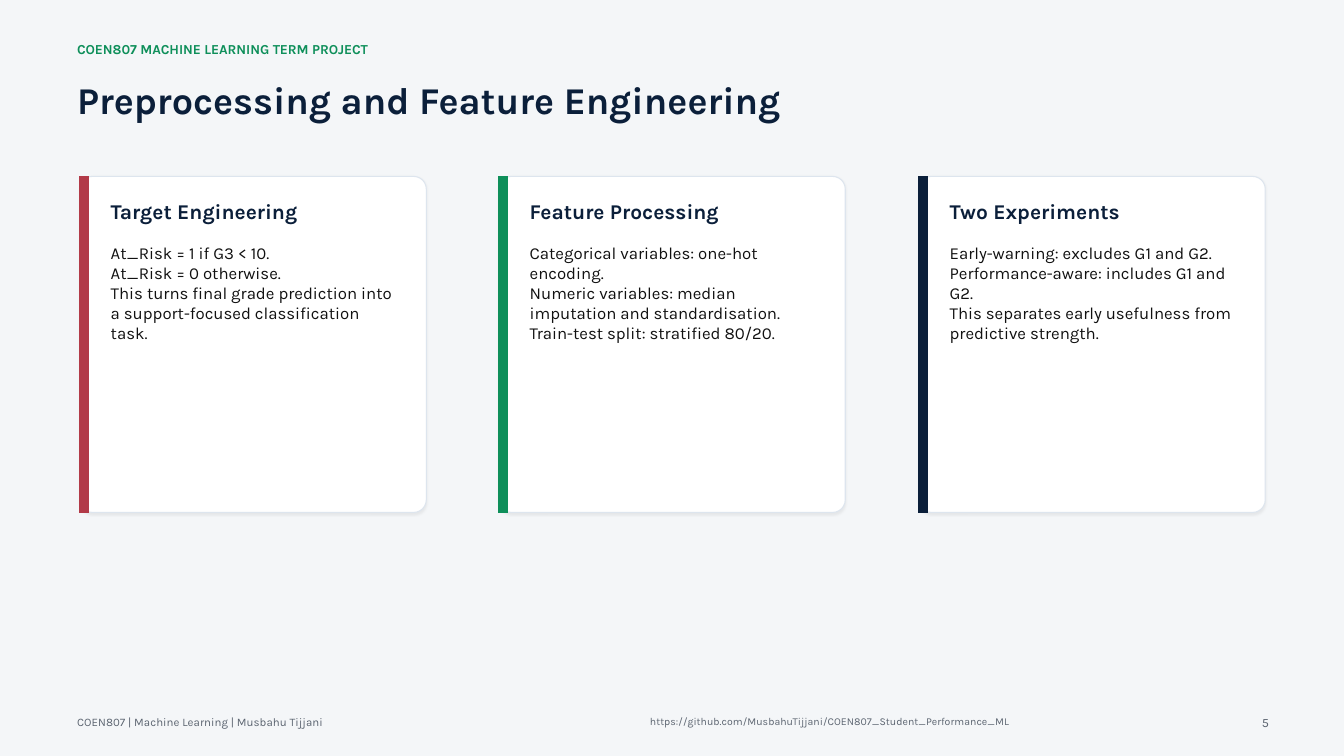
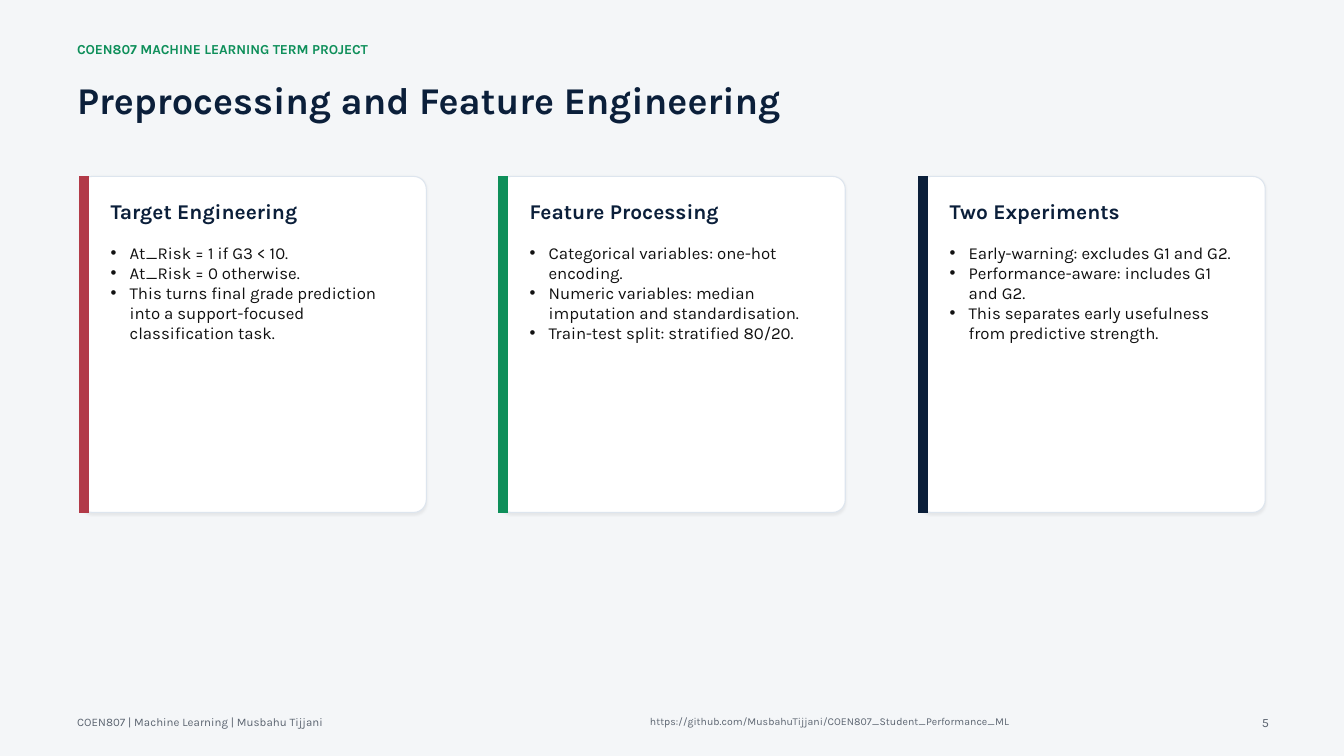
Before and after one commit to MusbahuTijjani/COEN807_Student_Performance_ML, a slide deck: slide 5 of slides/COEN807_Project_Presentation.pptx. Drawn at 1344x756 pixels with LibreOffice and Linux fonts; fonts in the diff are those of the drawing. Boxes give left, top, right and bottom in pixels: in the first picture for what was removed or moved away, otherwise in the second. Text is boxed around its words. In the diff, an @@ line names an element or a change of style, - is before the commit and + after.

```diff
--- a/slides/COEN807_Project_Presentation.pptx
+++ b/slides/COEN807_Project_Presentation.pptx
@@ bullet none to • in 3 elements at [130, 247, 376, 340], [549, 247, 799, 343], [969, 247, 1231, 343] @@
```
Also in this commit, not shown: 6 other slides changed.
